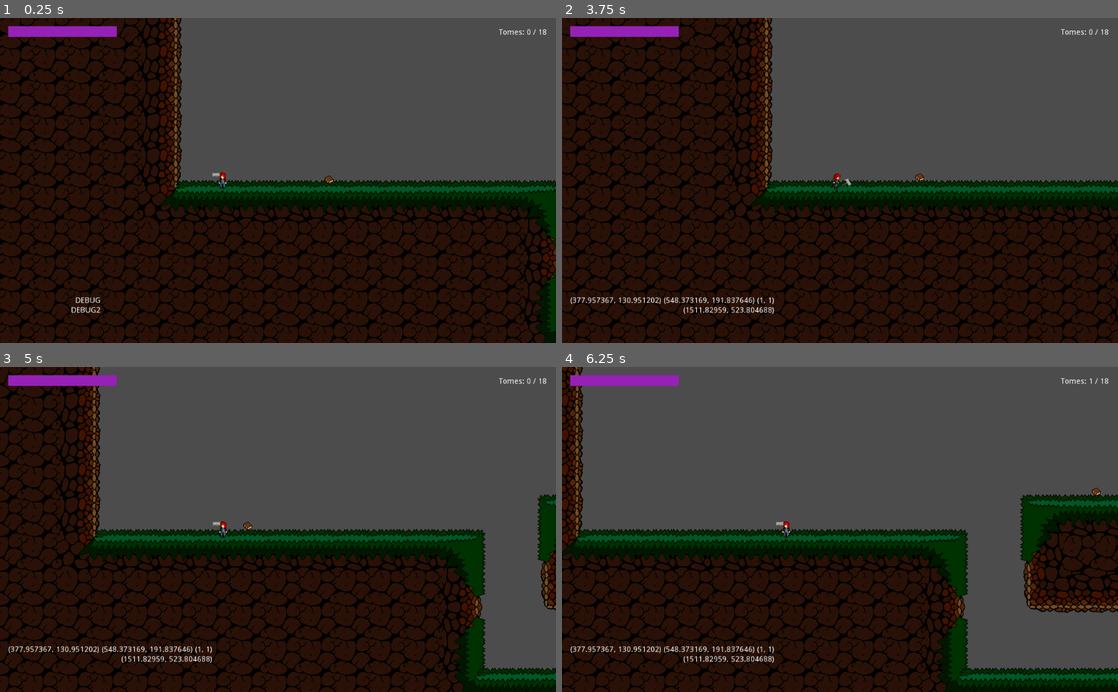
Above: before the commit, frames 1-4 (two rows, left to right).
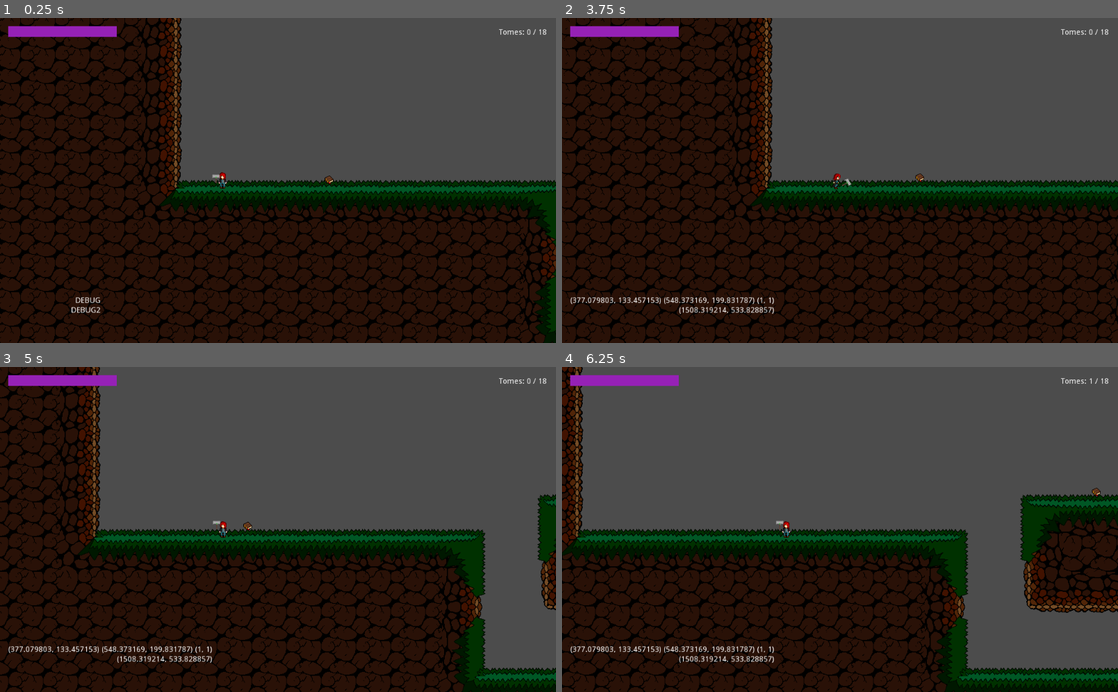
Above: after the commit, the same moments.

Repository: Jantho1990/Hammertime-Prototype
Game: Godot game, scene res://screens/GameScreen.tscn
The game is run twice, just before and just after one commit, with the same random seed, the same clock (stepped at 60 frames per second) and the same inputs.
Inputs (mouse positions are in pixels of both pictures, inside the frame that each line leads up to):
- Up to frame 1 (0.25 s): no input
- Up to frame 2 (3.75 s): tap Enter (ui_accept) at 0.5, 0.77 s; move the mouse to (962, 164) at 0.52 s; hold D (ui_right) 0.53-1.25 s; click (962, 164) at 0.6 s; drag from (728, 196) to (595, 31) at 1.27 s; move the mouse to (895, 109) at 2.02 s; hold A (ui_left) 2.03-2.75 s; tap Q (delete_construct) at 2.1 s; drag from (812, 245) to (628, 34) at 2.77 s; move the mouse to (1006, 229) at 3.52 s; hold D (ui_right) from 3.53 s (still down); right-click (1006, 229) at 3.6 s
- Up to frame 3 (5 s): tap Enter (ui_accept) at 3.77 s; release D (ui_right) at 4.25 s; drag from (111, 480) to (105, 380) at 4.27 s
- Up to frame 4 (6.25 s): move the mouse to (867, 529) at 5.02 s; hold D (ui_right) 5.03-5.75 s; click (867, 529) at 5.1 s; drag from (756, 448) to (584, 484) at 5.77 s

The runs differ from the first frame. In frame 1, less than 0.1% of the frame differs, in the area x 38-40%, y 47-51%; in frame 2, 0.3%; in frame 3, 0.3%, in the area x 4-40%, y 47-92%; in frame 4, 0.3%.

Commit message:
hammer bobs while being held

Diff:
--- a/entities/weapon/HammerWeapon.gd
+++ b/entities/weapon/HammerWeapon.gd
@@ -184,7 +184,7 @@
 
 func update_position():
   position = hold_offset * dir
-  # position.y += sin(global.run_time / 0.1) * 4
+  position.y += sin(global.run_time / 0.1) * 4
 
 func set_throw_state(value):
   if throw_state.has(value):
